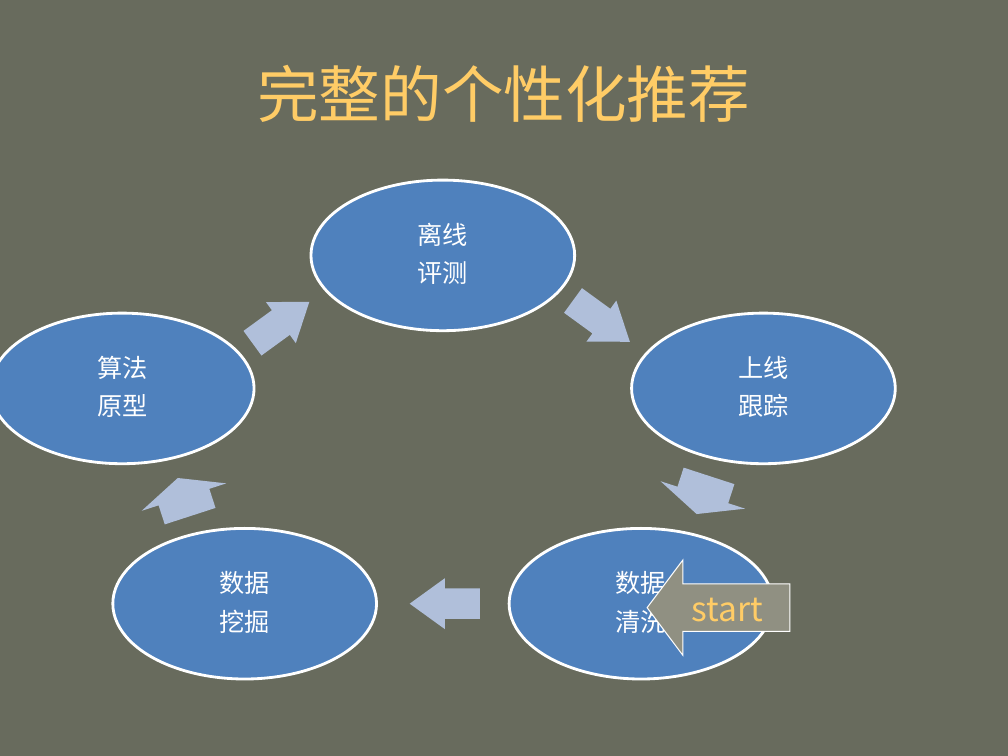
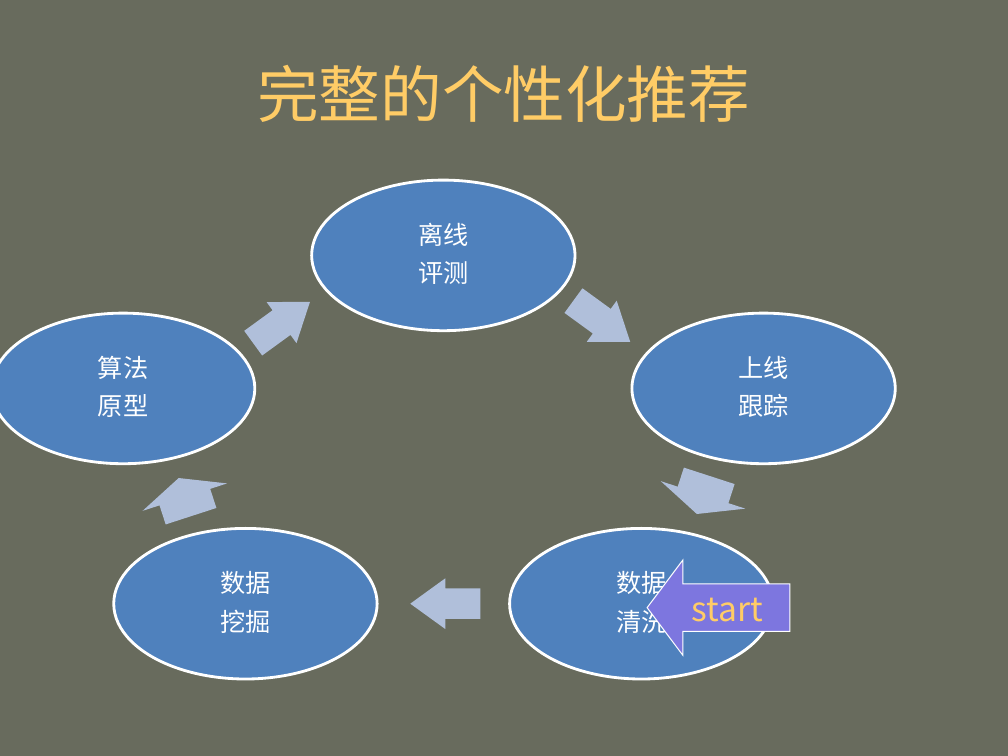
Before and after one commit to mahengyang/code, a slide deck: slide 34 of puffin/个性化推荐.ppt (slide 36 before the commit). Drawn at 1008x756 pixels with LibreOffice and Linux fonts; fonts in the diff are those of the drawing. Boxes give left, top, right and bottom in pixels: in the first picture for what was removed or moved away, otherwise in the second. Text is boxed around its words. In the diff, an @@ line names an element or a change of style, - is before the commit and + after.

```diff
--- a/puffin/个性化推荐.ppt
+++ b/puffin/个性化推荐.ppt
@@ left arrow "start" at (x1=647, y1=560, x2=790, y2=655): fill #909082 to #7D76DF @@
```
Also in this commit, not shown: 7 other slides changed, 3 slides added, 3 slides removed, 2 other files.
